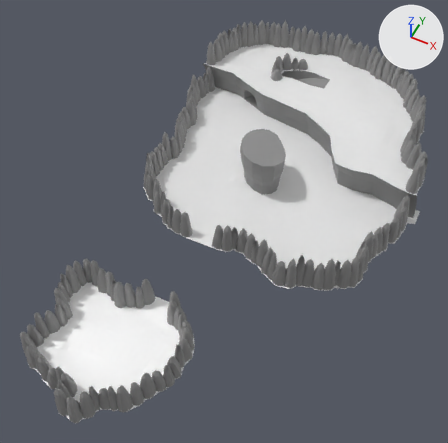
Before and after pictures for a commit that changed the FBX model Assets/02_Student Folders/LucaStoffels_Assets/Art/Level_itVGM_MeshColliders.fbx.
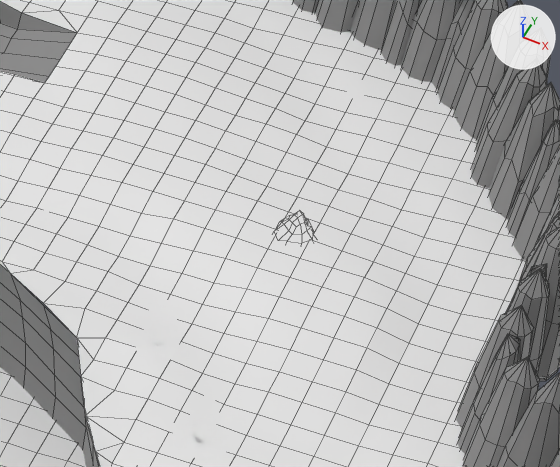
The first picture shows the older version from a 50 mm lens placed at (46.0, -42.8, 102.1), pointed at (7.0, 35.3, 4.5). The close-ups show both versions on the part from 71% to 94% of the width and 17% to 36% of the height of that picture; other places that the commit changed are outside them. Arrows for +X, +Y and +Z are at upper right; the lights stay in place. The close-ups show mesh edges as thin lines. Where no turn or scale is listed for an object, it has been applied to the vertices.

Names of what the first close-up shows: 'Cave', 'Cliff', 'Ground_Lower', 'Ground_Upper', 'Rock_Boundary_1.042', 'Rock_Boundary_1.043', 'Rock_Boundary_1.058', 'Rock_Boundary_1.059', 'Rock_Boundary_1.060', 'Rock_Boundary_2.041', 'Rock_Boundary_2.048', 'Rock_Boundary_2.049'.
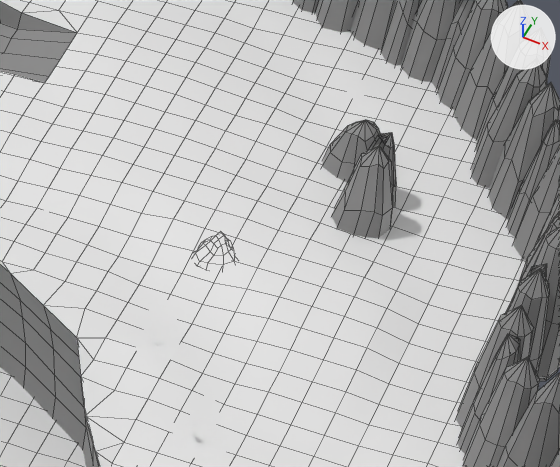
Pixel boxes [x1, y1, x2, y2] of what changed, in the close-ups (560 x 467 px):
'Rock_Boundary_2.270', added
    after: [331, 145, 393, 238]
'Rock_Boundary_2.269', added
    after: [322, 120, 380, 183]
'Rock_Boundary_3.226', added
    after: [368, 132, 396, 208]

The edits, one by one:
Material 'Material.852' (mat_material_852) is new.
Its base color is (0.263, 0.263, 0.263) (grey #8c8c8c).
Material 'Material.170' (mat_material_170) is new.
Its base color is (0.263, 0.263, 0.263) (grey #8c8c8c).
Material 'Material.851' (mat_material_851) is new.
Its base color is (0.263, 0.263, 0.263) (grey #8c8c8c).
Mesh me_cube_1311 is new.
It has 41 vertices, 45 faces and spans x -1.44..1.27, y -1.4..1.5, z 0.0..4.2.
It uses material mat_material_852 (grey #8c8c8c).
Mesh me_cube_1309 is new.
It has 41 vertices, 46 faces and spans x -1.25..0.97, y -0.96..1.12, z 0.0..3.57.
It uses material mat_material_170 (grey #8c8c8c).
Mesh me_cube_1310 is new.
It has 41 vertices, 45 faces and spans x -1.6..1.31, y -1.54..1.21, z 0.0..2.77.
It uses material mat_material_851 (grey #8c8c8c).
Object 'Rock_Boundary_2.270' (ob_rock_boundary_2_270) is new; it shows me_cube_1311.
Its location is (27.4, 78.07, 9.58).
Object 'Rock_Boundary_3.226' (ob_rock_boundary_3_226) is new; it shows me_cube_1309.
Its location is (27.4, 79.94, 9.58).
Object 'Rock_Boundary_2.269' (ob_rock_boundary_2_269) is new; it shows me_cube_1310.
Its location is (26.07, 81.69, 9.58).
